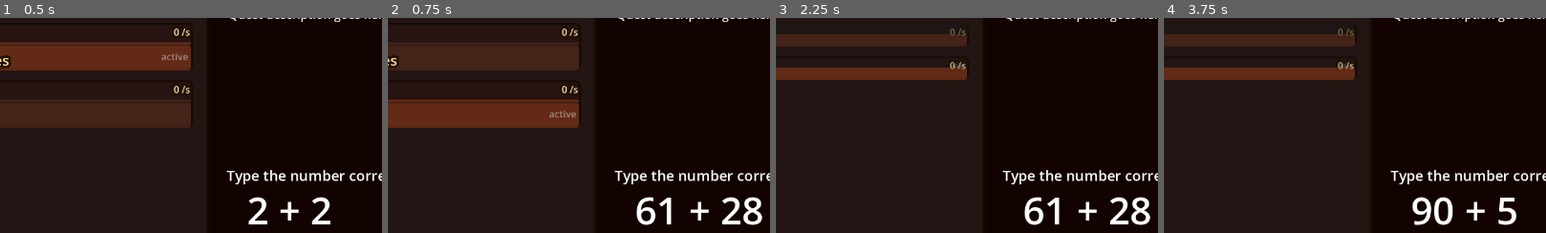
Above: before the commit, frames 1-4 (left to right).
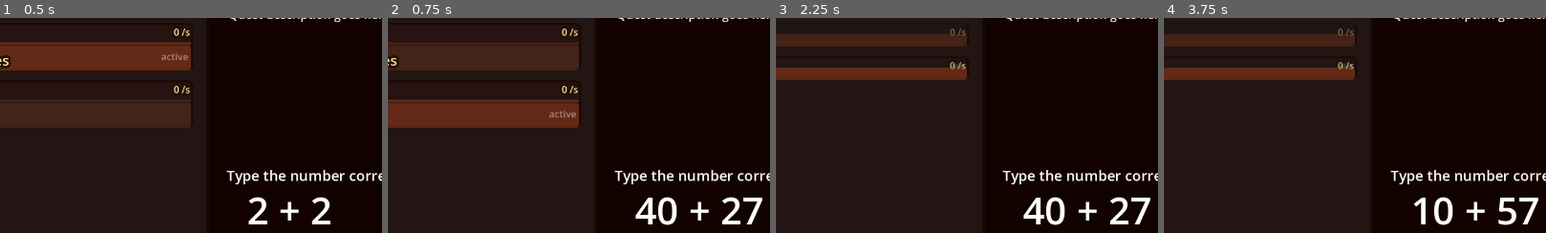
Above: after the commit, the same moments.

Repository: mark-chimes/mathcraft
Game: Godot game, scene res://main.tscn
Two runs of this game, one before a commit and one after it. Both use one fixed random seed, a clock stepped at 60 frames per second and the inputs below.
Inputs (mouse positions are % of the whole screen's width and height, from its top left):
- Up to frame 1 (0.5 s): no input
- Up to frame 2 (0.75 s): click (24, 54) at 0.5 s
- Up to frame 3 (2.25 s): click (10, 29) at 1.25 s; click (6, 29) at 2 s
- Up to frame 4 (3.75 s): click "Save game" at 2.75 s; click "Load game" at 3.5 s
The pictures show only the part of the screen within x 20-70%, y 32-82%; the shares and areas given below are measured in that part.

Frame 1 is identical in both runs. In frame 2, 1.2% of the frame differs, in the area x 64-98%, y 83-97%; in frame 3, 1.2%; in frame 4, 0.7%.

Commit message:
Leading zero behaviour

Diff:
--- a/qna/generators/arithmetic_generator.gd
+++ b/qna/generators/arithmetic_generator.gd
@@ -14,7 +14,13 @@
 
 func generate_addition() -> QuestionData:
 	if digits == 2:
-		return generate_double_digit_addition()
+		var maybe = randi_range(0,2)
+		if maybe == 0:
+			return generate_double_digit_addition()
+		elif maybe == 1:
+			return generate_six_seven()
+		else:
+			return generate_sixty_nine()
 	return generate_single_digit_addition()
 
 func generate_single_digit_addition() -> QuestionData:
@@ -28,6 +34,39 @@
 	q.question_text = str(firstnum) + " + " + str(secondnum)
 	q.correct_answer = firstnum + secondnum
 	return q
+
+func generate_sixty_nine() -> QuestionData:
+	var q = QuestionData.new()
+	q.answer_type = QuestionData.AnswerType.INTEGER
+	q.question_description = question_description
+
+	var firstnum = randi_range(0,69)
+	var secondnum = 69-firstnum
+
+	q.question_text = str(firstnum) + " + " + str(secondnum)
+	q.correct_answer = firstnum + secondnum
+	print("Generated question: " + str(q))
+	print(" -- question_text " + str(q.question_text))
+	print(" -- correct_answer " + str(q.correct_answer))
+
+	return q
+
+func generate_six_seven() -> QuestionData:
+	var q = QuestionData.new()
+	q.answer_type = QuestionData.AnswerType.INTEGER
+	q.question_description = question_description
+
+	var firstnum = randi_range(0,67)
+	var secondnum = 67-firstnum
+
+	q.question_text = str(firstnum) + " + " + str(secondnum)
+	q.correct_answer = firstnum + secondnum
+	print("Generated question: " + str(q))
+	print(" -- question_text " + str(q.question_text))
+	print(" -- correct_answer " + str(q.correct_answer))
+
+	return q
+
 
 func generate_double_digit_addition() -> QuestionData:
 	var q = QuestionData.new()
--- a/qna/q_n_a.gd
+++ b/qna/q_n_a.gd
@@ -11,6 +11,7 @@
 @export var result_display : ResultDisplay
 
 var num_digits_typed = 0
+var player_answer : int = 0
 
 func _ready():
 	if question_generator != null:
@@ -22,7 +23,7 @@
 		printerr("QnA Question Generator is null")
 		return
 	current_question = question_generator.generate()
-	question_display.display_question(current_question, "")
+	update_display()
 
 func _process(delta) -> void:
 	# only goes up to 9
@@ -36,19 +37,37 @@
 	elif Input.is_action_just_pressed("right"):
 		press_direction(false)
 
-var player_answer : int = 0
 
 func press_back():
 	if current_question.answer_type != QuestionData.AnswerType.INTEGER:
-		return
-	if not current_question.should_display_player_answer:
 		return
 	if num_digits_typed <= 0:
 		return
 
 	player_answer = int(player_answer /10)
 	num_digits_typed -= 1
-	if num_digits_typed == 0:
+	update_display()
+
+func submit_answer(player_answer):
+	var is_correct = ( player_answer  == current_question.correct_answer)
+	var player_answer_string = str(player_answer)
+	if is_correct:
+		if current_question.correct_answer == 69:
+			player_answer_string += " nice"
+		elif current_question.correct_answer == 67:
+			player_answer_string = "six seven"
+	result_display.display_arithmetic_result(is_correct, current_question, player_answer_string)
+	if is_correct:
+		answer_correct.emit()
+		generate_question()
+	reset_input()
+
+func reset_input():
+	num_digits_typed = 0
+	player_answer = 0
+
+func update_display():
+	if (num_digits_typed == 0):
 		question_display.display_question(current_question, "")
 	else:
 		question_display.display_question(current_question, str(player_answer))
@@ -56,31 +75,28 @@
 func press_num(num):
 	if current_question.answer_type != QuestionData.AnswerType.INTEGER:
 		return
+	var answer_digits = str(current_question.correct_answer).length()
 
-	if num_digits_typed == 0 and num == 0:
-		if current_question.correct_answer == 0:
-			result_display.display_arithmetic_result(true, current_question, str(0))
-			answer_correct.emit()
-			generate_question()
+	# Special case: single-digit answer, player types zero
+	if num == 0 and num_digits_typed == 0 and answer_digits == 1:
+		num_digits_typed = 1
+		submit_answer(0)
+		update_display()
+
+	# Special case: leading zero. Overwrite
+	if num_digits_typed == 1 and player_answer == 0:
+		player_answer = num
+		num_digits_typed = 1
+		update_display()
 		return
 
+	# Normal case
 	num_digits_typed += 1
 	player_answer = player_answer * 10 + num
-	var answer_digits = str(current_question.correct_answer).length()
 
 	if num_digits_typed >= answer_digits:
-		var is_correct = ( player_answer  == current_question.correct_answer)
-		result_display.display_arithmetic_result(is_correct, current_question, str( player_answer))
-		if is_correct:
-			answer_correct.emit()
-			generate_question()
-
-		num_digits_typed = 0
-		player_answer = 0
-	if (player_answer == 0):
-		question_display.display_question(current_question, "")
-	else:
-		question_display.display_question(current_question, str(player_answer))
+		submit_answer(player_answer)
+	update_display()
 	return
 
 func press_direction(is_left):
